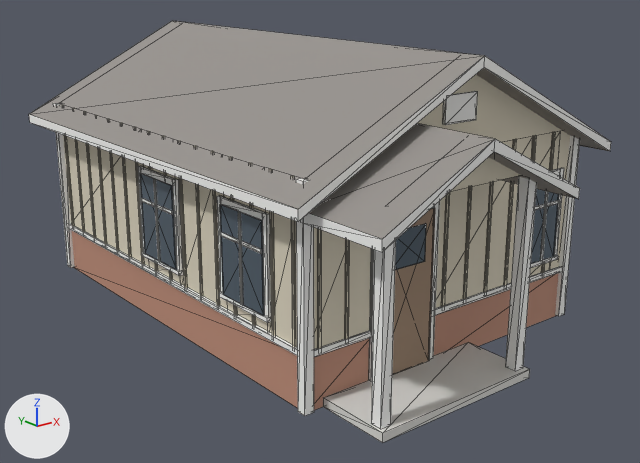
The glTF model public/models/apricot-craftsman.glb, before and after one commit.
Camera for both pictures: a camera (50 mm lens) standing at (-8.27, -10.38, 5.28) and looking at (-0.12, -0.19, 1.2). Arrows for +X, +Y and +Z are at lower left; the lights stay in place. The picture after the commit comes second. Mesh edges are drawn as thin lines. Vertices at exactly the same position are counted once.

Objects in the first picture: 'The Apricot (craftsman)'.
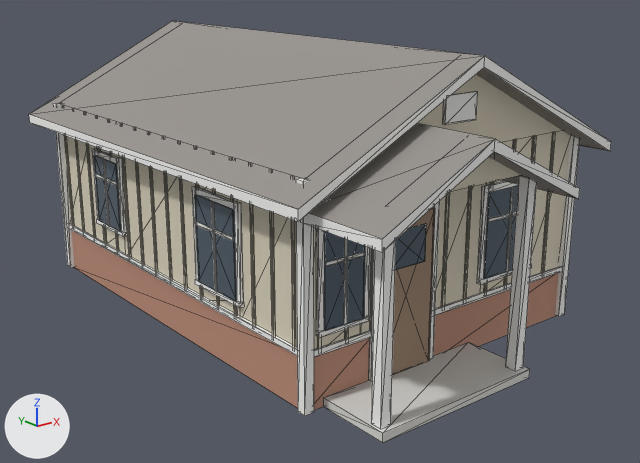
Location of each change, (x1, y1, x2, y2) in pixels of the pictures (640 x 463 px; the box of a moved part takes in the faces that stretch with it):
part 1 of me_apricot_craftsman, moved or reshaped
    before: (540, 191, 548, 261)
    after: (343, 238, 348, 325)
part 2 of me_apricot_craftsman, added
    after: (325, 252, 366, 266)
part 3 of me_apricot_craftsman, added
    after: (505, 187, 514, 272)
part 4 of me_apricot_craftsman, moved or reshaped
    before: (238, 212, 243, 306)
    after: (211, 202, 218, 292)
part 5 of me_apricot_craftsman, moved or reshaped
    before: (220, 232, 262, 254)
    after: (195, 221, 234, 241)
part 6 of me_apricot_craftsman, moved or reshaped (not visible before)
    after: (103, 160, 110, 227)
part 7 of me_apricot_craftsman, moved or reshaped (not visible before)
    after: (94, 173, 117, 186)
part 8 of me_apricot_craftsman, deleted
    before: (140, 198, 173, 215)
part 9 of me_apricot_craftsman, deleted
    before: (153, 179, 161, 262)
part 10 of me_apricot_craftsman, moved or reshaped
    before: (63, 132, 297, 347)
    after: (63, 115, 371, 349)
part 11 of me_apricot_craftsman, moved or reshaped
    before: (530, 130, 570, 276)
    after: (435, 136, 535, 308)

The change, as a list of edits to the scene's bpy script:
```text
Change me_apricot_craftsman:
    used by ob_the_apricot__craftsman; location = (0.0, 0.0, 0.0)
    remove me_apricot_craftsman.from_pydata(...)  # 1003 vertices, 1647 faces; spans x -2.82..2.82, y -4.17..4.27, z 0.0..4.11
    add me_apricot_craftsman.from_pydata(...)  # 1011 vertices, 1671 faces; spans x -2.82..2.82, y -4.17..4.27, z 0.0..4.11
    me_apricot_craftsman part 1: the loose piece of 8 vertices spanning x 1.8..1.85, y -2.9..-2.88, z 1.03..2.25 is moved by (-3.72, 0.0, 0.0)
    me_apricot_craftsman part 2: a new loose piece, a box spanning x -2.195..-1.585, y -2.896..-2.881, z 1.844..1.894, in mat_trim (white #f9f9f7)
    me_apricot_craftsman part 3: a new loose piece, a box spanning x 1.042..1.092, y -2.896..-2.881, z 1.034..2.254, in mat_trim (white #f9f9f7)
    me_apricot_craftsman part 4: the loose piece of 8 vertices spanning x -2.52..-2.5, y -1.62..-1.57, z 1.03..2.25 is moved by (0.0, 0.61, 0.0)
    me_apricot_craftsman part 5: the loose piece of 8 vertices spanning x -2.52..-2.5, y -2.05..-1.14, z 1.84..1.89 is moved by (0.0, 0.61, 0.0)
    me_apricot_craftsman part 6: the loose piece of 8 vertices spanning x 2.5..2.52, y 0.6..0.65, z 1.19..2.25 is moved by (-5.02, 1.51, 0.0)
    me_apricot_craftsman part 7: the loose piece of 8 vertices spanning x 2.5..2.52, y 0.25..1.01, z 1.92..1.97 is moved by (-5.02, 1.51, 0.0)
    me_apricot_craftsman part 8: the loose piece of 8 vertices spanning x -2.52..-2.5, y 0.08..0.99, z 1.84..1.89 is deleted
    me_apricot_craftsman part 9: the loose piece of 8 vertices spanning x -2.52..-2.5, y 0.51..0.56, z 1.03..2.25 is deleted
    me_apricot_craftsman part 10: 56 vertices moved from x -2.51..-2.44, y -2.14..1.08, z 0.75..2.9 to x -2.51..-2.44, y -1.53..2.61, z 0.75..2.9; 36 vertices removed from x -2.51..-2.44, y -2.14..1.08, z 0.75..2.9; 86 vertices added at x -2.51..-1.49, y -2.89..2.61, z 0.75..2.9
    me_apricot_craftsman part 11: 39 vertices moved from x 1.43..2.51, y -2.9..1.1, z 0.75..2.9 to x 0.52..2.51, y -2.9..-0.59, z 0.75..2.9; 102 vertices removed from x 1.43..2.51, y -2.89..1.1, z 0.75..2.9; 52 vertices added at x 0.52..2.51, y -2.89..-0.59, z 0.75..2.9
    other edits to the shape of me_apricot_craftsman do not show in these pictures
```
